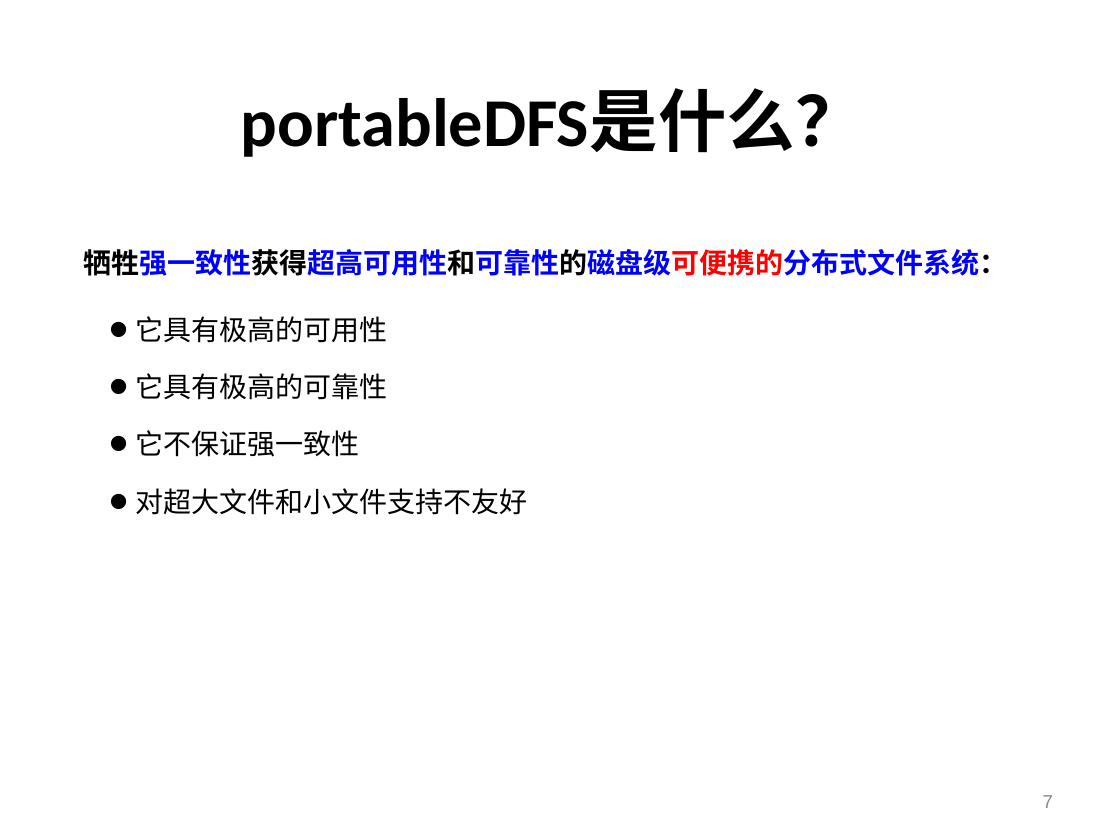
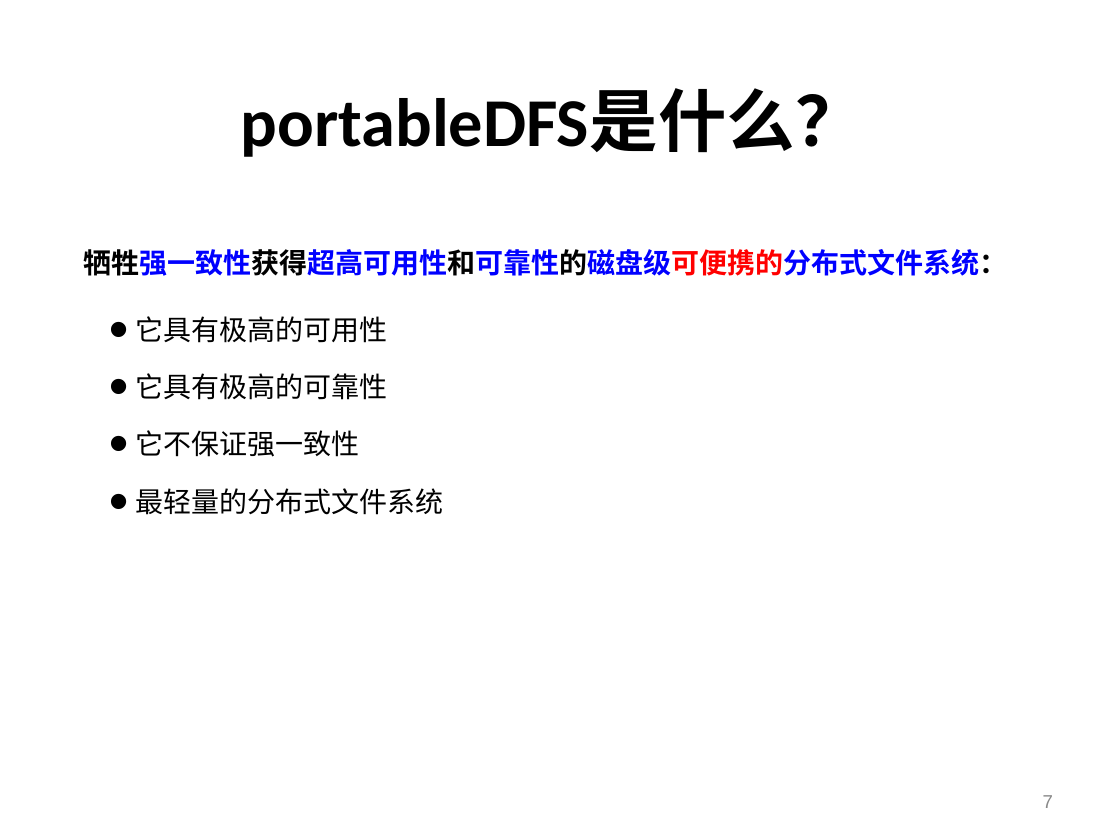
Before and after one commit to shtzr840329/mooon, a slide deck: slide 7 of applications/lightfs/doc/portableDFS-可便携的分布式文件系统.ppt. Drawn at 1120x840 pixels with LibreOffice and Linux fonts; fonts in the diff are those of the drawing; background and template pictures are left out. Boxes give left, top, right and bottom in pixels: in the first picture for what was removed or moved away, otherwise in the second. Text is boxed around its words. In the diff, an @@ line names an element or a change of style, - is before the commit and + after.

Commit message:
修改“portableDFS是什么？”，加上“最轻量的分布式文件系统”

```diff
--- a/applications/lightfs/doc/portableDFS-可便携的分布式文件系统.ppt
+++ b/applications/lightfs/doc/portableDFS-可便携的分布式文件系统.ppt
@@ text at [135,488,443,515]: text changed @@
-• 对超大文件和小文件支持不友好
+• 最轻量的分布式文件系统
```
Also in this commit, not shown: 1 other slide changed.
